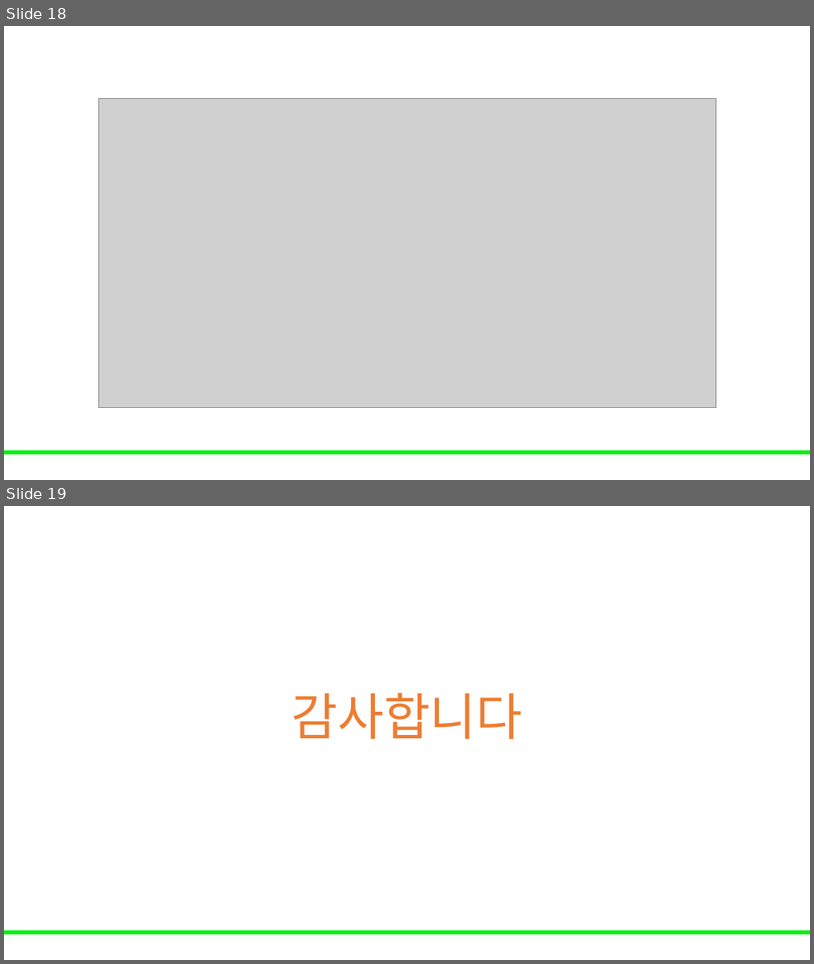
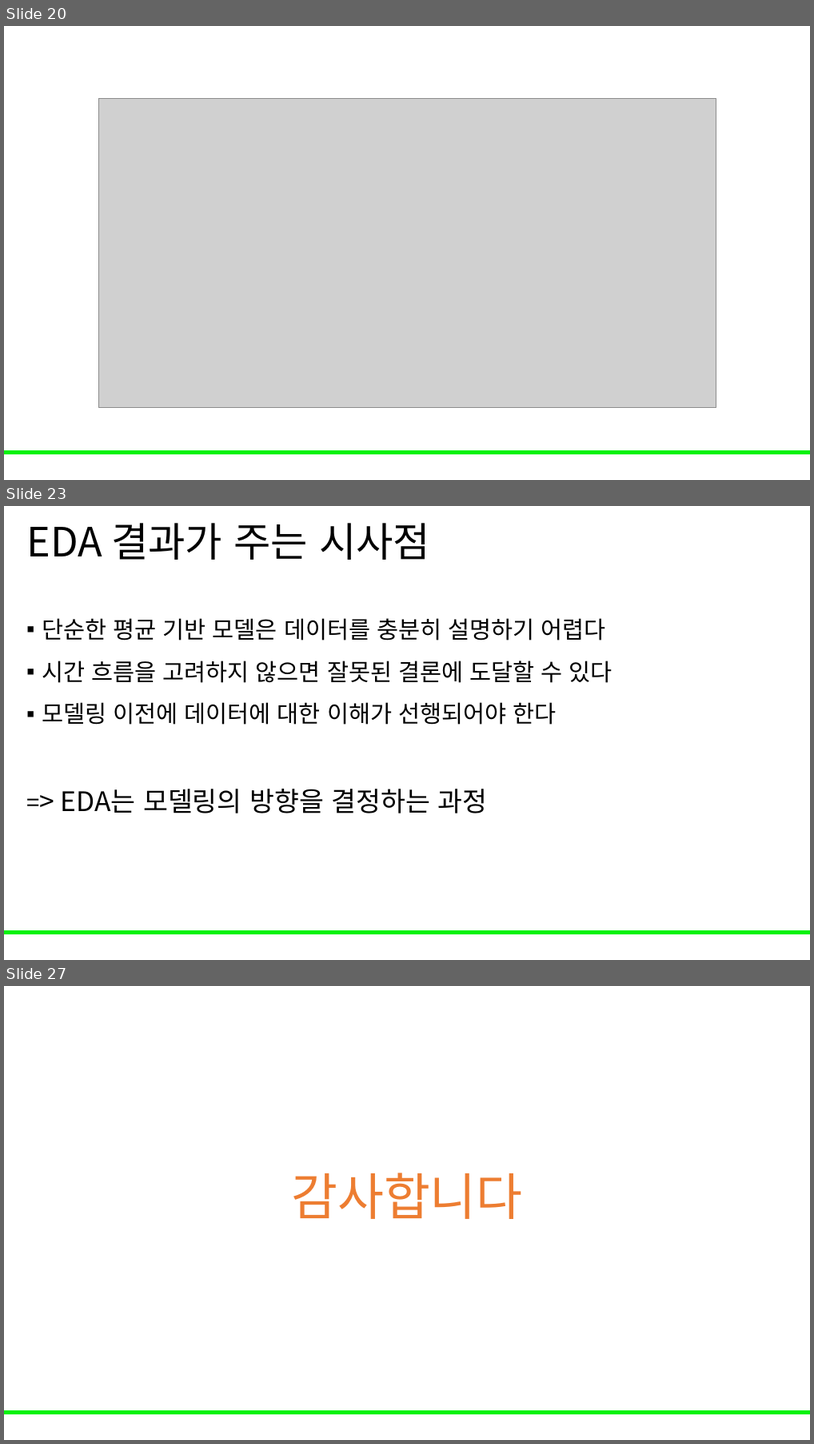
Before and after one commit to Leader-Lesson/KDT_RE_5th, a slide deck: material/5_AI/04_데이터 전처리와 EDA 기초.pptx. Shown one above the other, each under a label of ours: slides 18 and 19 before the commit, slides 20, 23 and 27 after it; the slides between them are not shown. The pictures are 814x964 and 814x1444 pixels, drawn with LibreOffice and Linux fonts; fonts in the diff are those of the drawing; grey boxes stand for pictures; background and template pictures are left out. Boxes give left, top, right and bottom in pixels: in the first picture for what was removed or moved away, otherwise in the second. Text is boxed around its words. In the diff, an @@ line names an element or a change of style, - is before the commit and + after.

```diff
--- a/material/5_AI/04_데이터 전처리와 EDA 기초.pptx
+++ b/material/5_AI/04_데이터 전처리와 EDA 기초.pptx
@@ slide 23 added at (4,506,810,960), background #FFFFFF; not listed: 1 template element that a slide beside it also shows @@
@@ title added at (26,523,430,560), 48 pt, text #000000 @@
+EDA 결과가 주는 시사점
@@ text added at (42,618,613,813), 28 pt, text #000000 @@
+▪ 단순한 평균 기반 모델은 데이터를 충분히 설명하기 어렵다
+▪ 시간 흐름을 고려하지 않으면 잘못된 결론에 도달할 수 있다
+▪ 모델링 이전에 데이터에 대한 이해가 선행되어야 한다
+=> EDA는 모델링의 방향을 결정하는 과정
@@ what was slide 18 is now slide 20 @@
@@ what was slide 19 is now slide 27 @@
```
Also in this commit, not shown: 3 slides changed, 7 other slides added.
